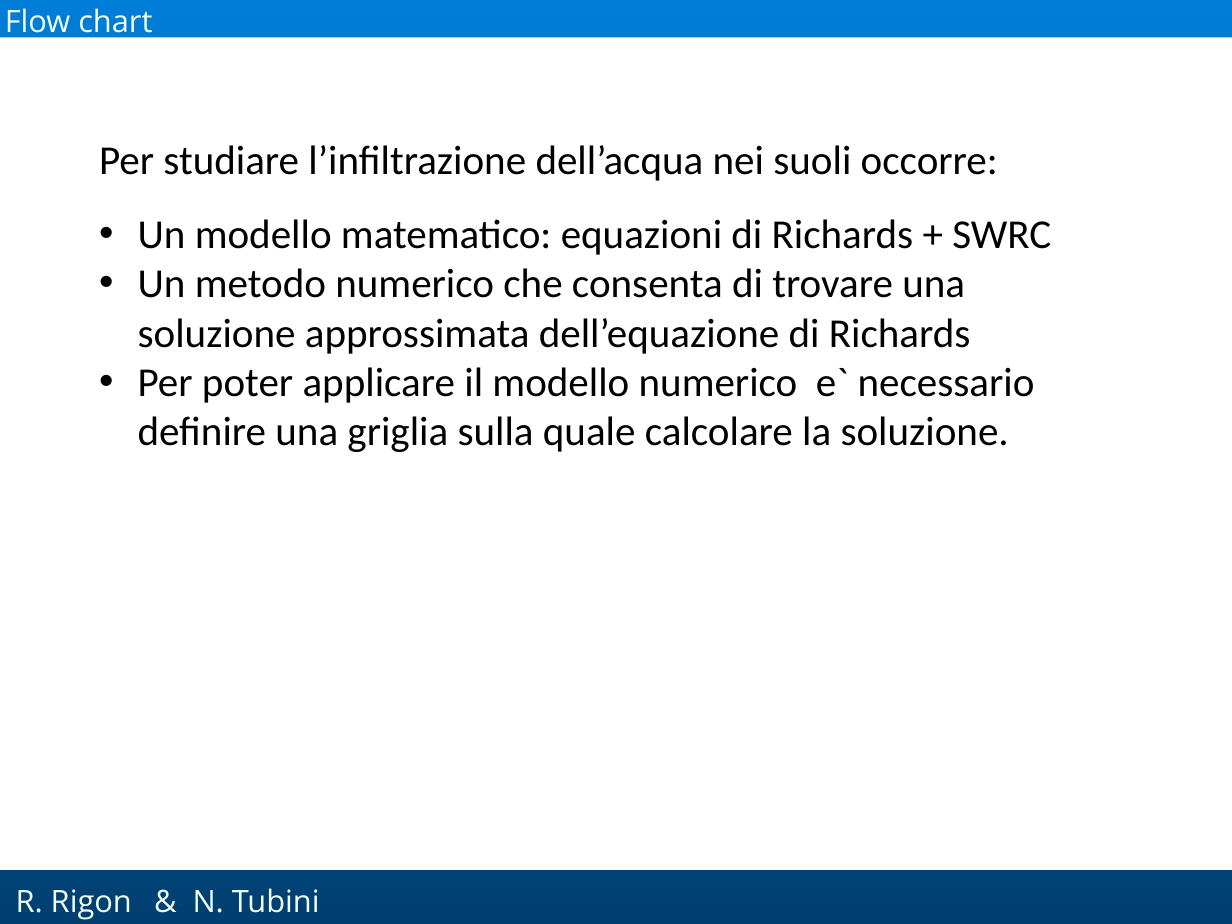
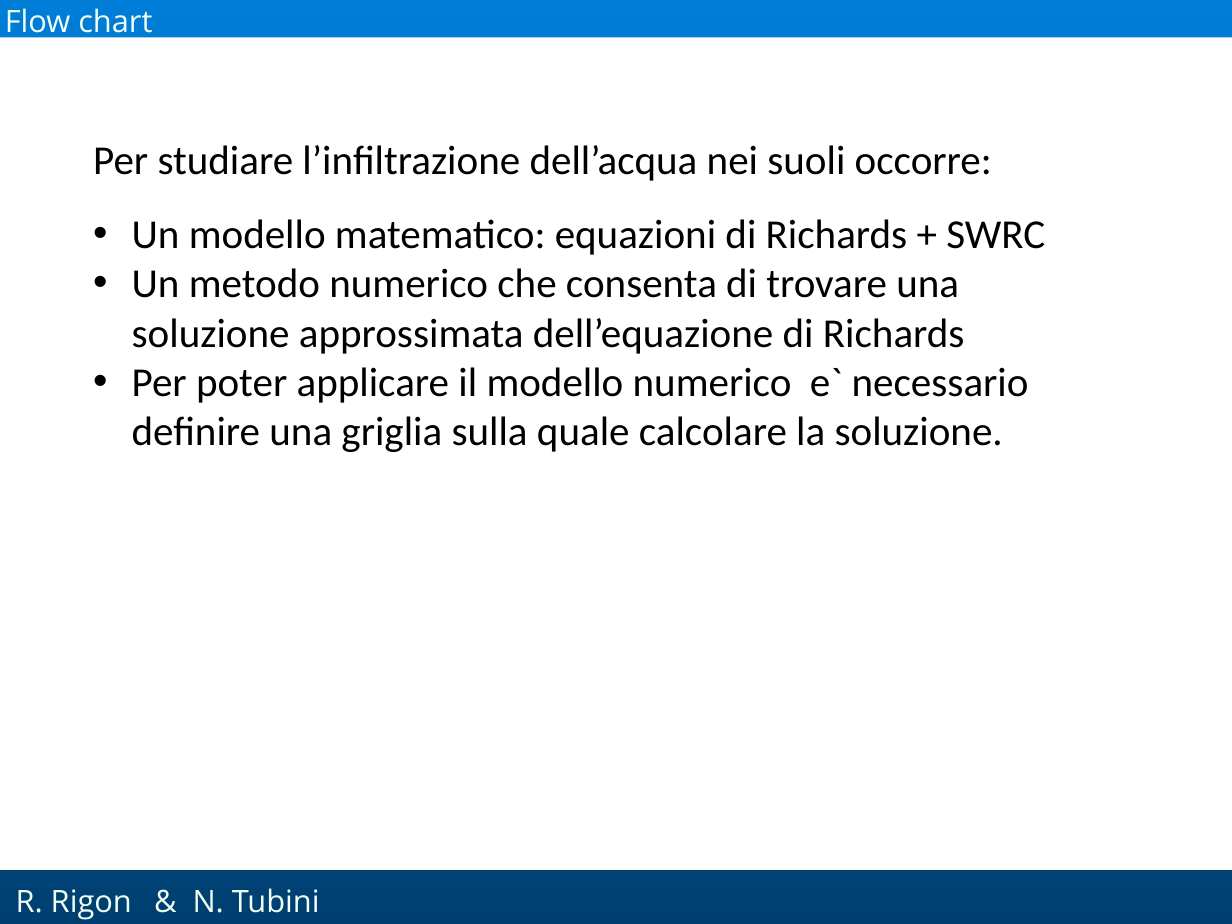
Before and after one commit to GEOframeOMSProjects/OMS_Project_Richards1D, a slide deck: slide 2 of Materials/Richards_English.pptx. Drawn at 1232x924 pixels with LibreOffice and Linux fonts; fonts in the diff are those of the drawing; background and template pictures are left out. Boxes give left, top, right and bottom in pixels: in the first picture for what was removed or moved away, otherwise in the second. Text is boxed around its words. In the diff, an @@ line names an element or a change of style, - is before the commit and + after.

```diff
--- a/Materials/Richards_English.pptx
+++ b/Materials/Richards_English.pptx
@@ text "Per studiare l’infiltrazione dell’acqua nei ...": place and size @@
-text "Per studiare l’infiltrazione dell’acqua nei ..." at (99,145,1051,452)
+text "Per studiare l’infiltrazione dell’acqua nei ..." at (93,145,1045,452)
```
Also in this commit, not shown: 22 other slides changed, 4 slides added, 3 slides removed.
